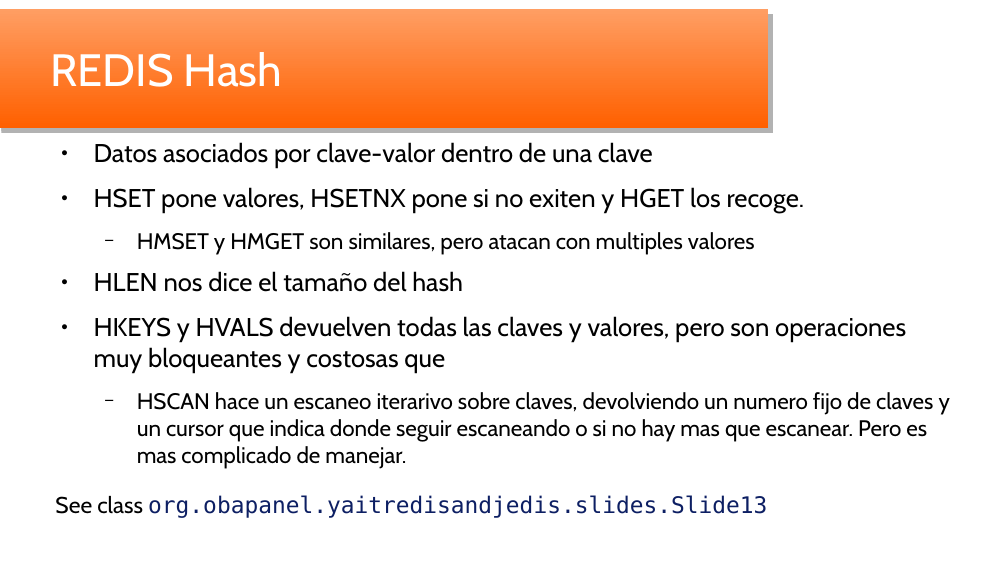
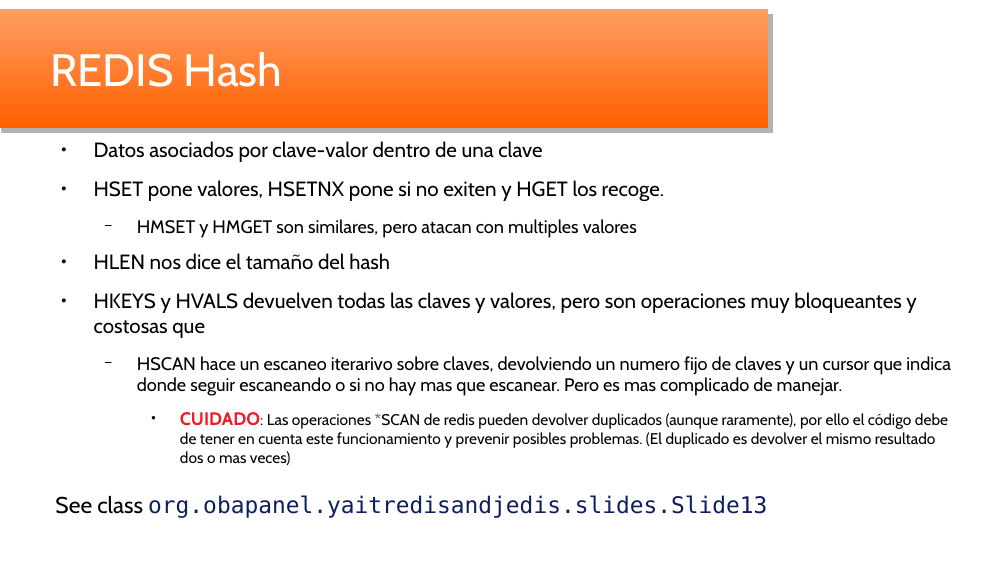
Before and after one commit to oscar-besga-panel/YaitRedisAndJedis, a slide deck: slide 13 of YaitRedisJedis_es.odp. Drawn at 1008x567 pixels with LibreOffice and Linux fonts; fonts in the diff are those of the drawing; background and template pictures are left out. Boxes give left, top, right and bottom in pixels: in the first picture for what was removed or moved away, otherwise in the second. Text is boxed around its words. In the diff, an @@ line names an element or a change of style, - is before the commit and + after.

Commit message:
Complete for version 1.2
Scan operations can retunr duplicates: noted on presentations and code

```diff
--- a/YaitRedisJedis_es.odp
+++ b/YaitRedisJedis_es.odp
@@ text at (94, 141, 951, 396): size 20.1 to 16.2 pt in "Datos asociados por clave-valor dentro de una ...", "HSET pone valores, HSETNX pone si no ...", "HLEN nos dice el tamaño del hash", "HKEYS y HVALS devuelven todas las claves ..."; size 17.7 to 14.2 pt in "HMSET y HMGET son similares, pero atacan ...", "HSCAN hace un escaneo iterarivo sobre claves, ..." @@
@@ text at (180, 412, 948, 465): paragraph added @@
+    ● CUIDADO: Las operaciones *SCAN de redis pueden devolver duplicados (aunque raramente), por ello el código debe de tener en cuenta este funcionamiento y prevenir posibles problemas. (El duplicado es devolver el mismo resultado dos o mas veces)
```
Also in this commit, not shown: 1 other slide changed, 5 other files.
